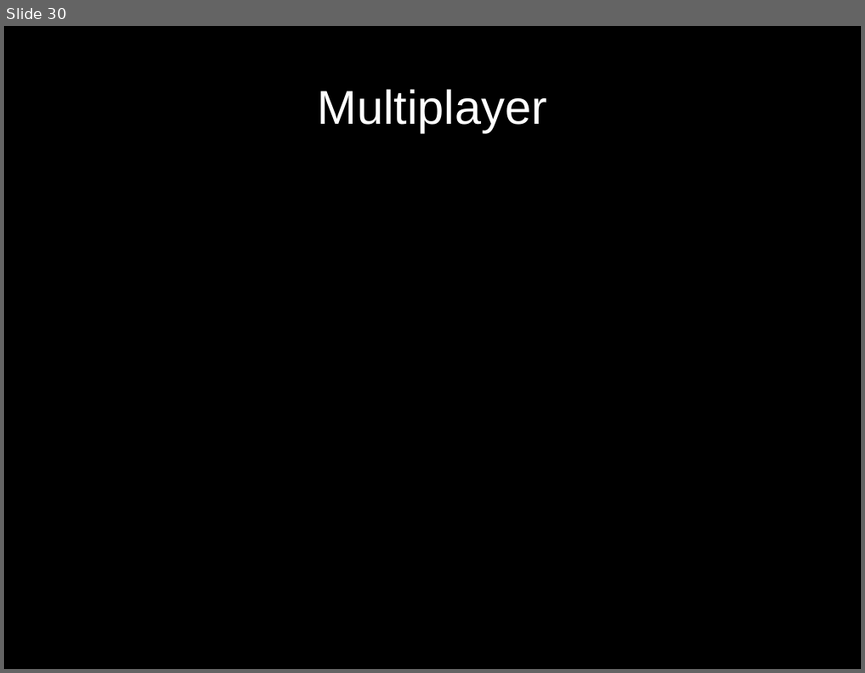
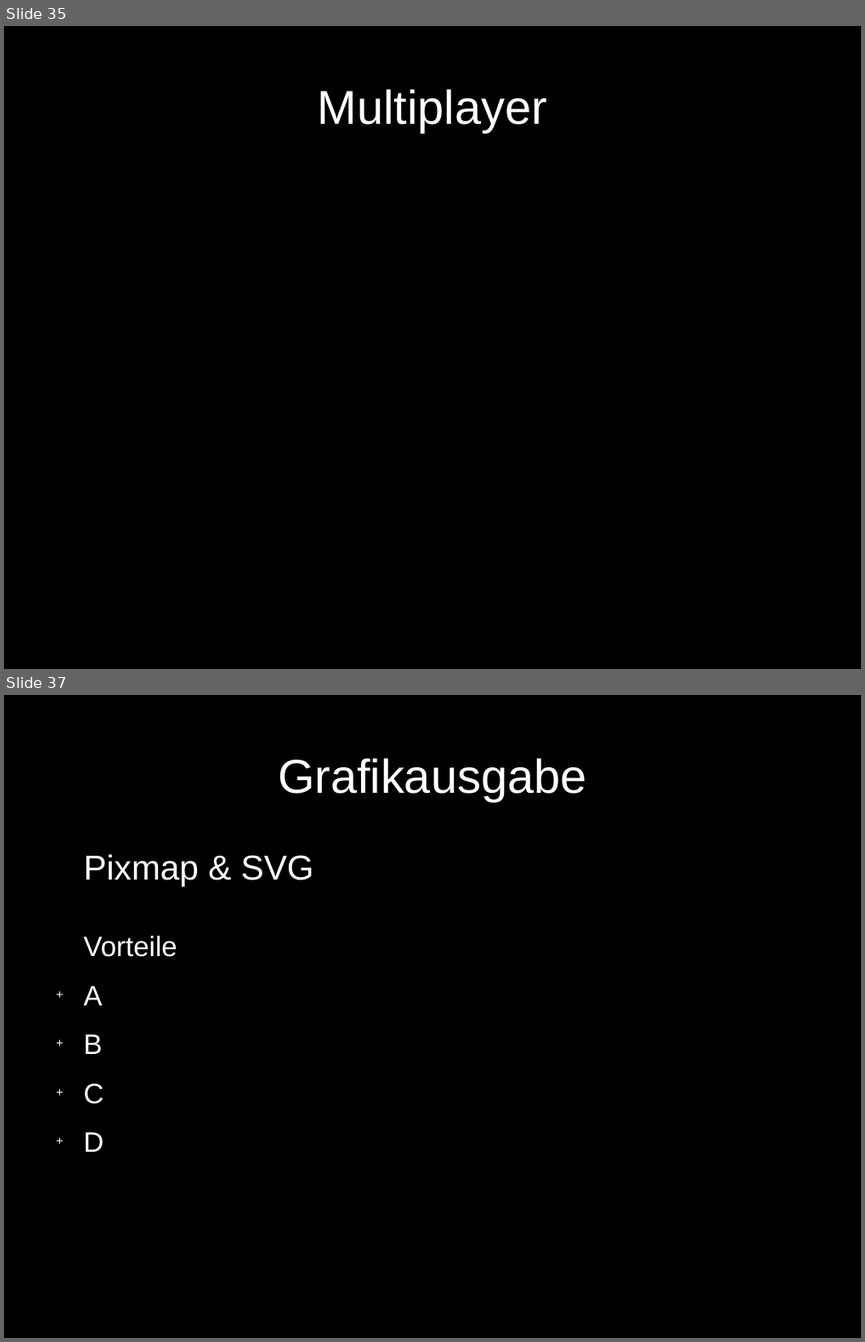
Before and after one commit to benediktibk/bomberman, a slide deck: documents/presentation/presentation.odp. Shown one above the other, each under a label of ours: slide 30 before the commit, slides 35 and 37 after it; the slides between them are not shown. The pictures are 865x673 and 865x1342 pixels, drawn with LibreOffice and Linux fonts; fonts in the diff are those of the drawing. Boxes give left, top, right and bottom in pixels: in the first picture for what was removed or moved away, otherwise in the second. Text is boxed around its words. In the diff, an @@ line names an element or a change of style, - is before the commit and + after.

```diff
--- a/documents/presentation/presentation.odp
+++ b/documents/presentation/presentation.odp
@@ slide 37 added at (4,695,861,1338), background #000000 @@
@@ title added at (278,758,586,801), 44 pt, text #FFFFFF @@
+Grafikausgabe
@@ text added at (84,854,314,1151), 26 pt, text #FFFFFF @@
+Pixmap & SVG
+Vorteile
++ A
++ B
++ C
++ D
@@ what was slide 30 is now slide 35 @@
```
Also in this commit, not shown: 1 slide changed, 7 other slides added, 2 slides removed.
